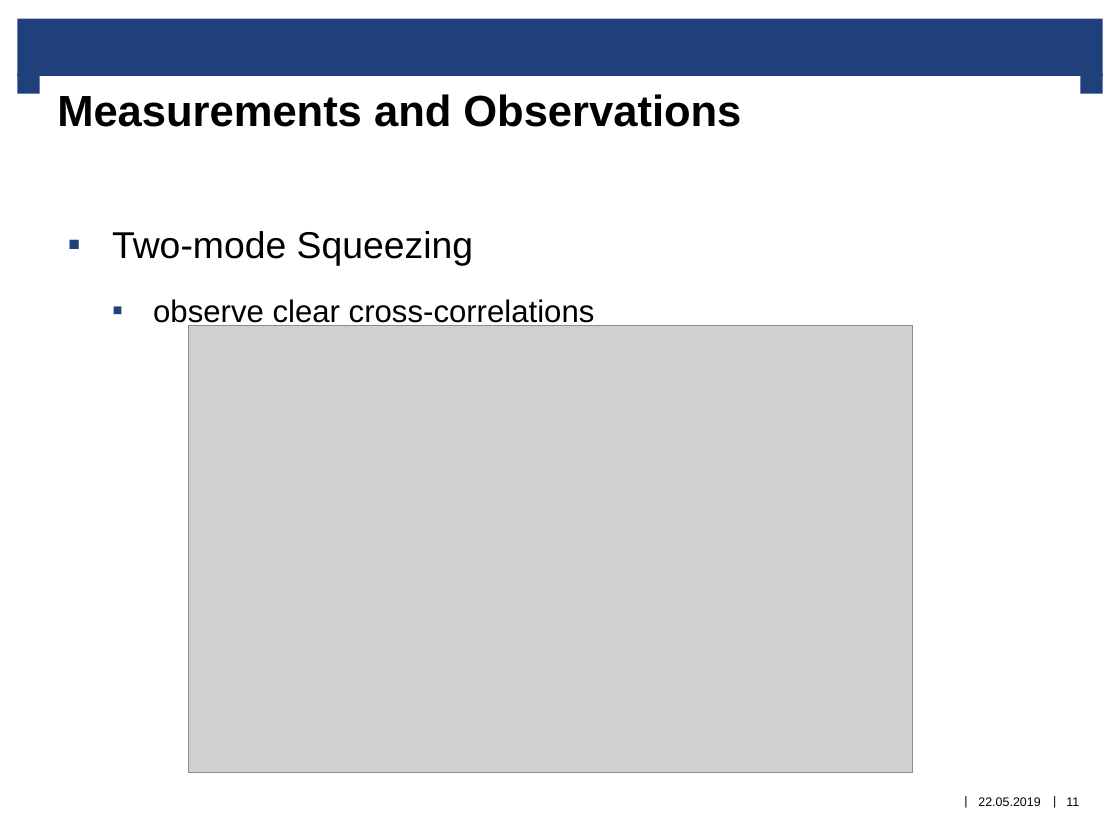
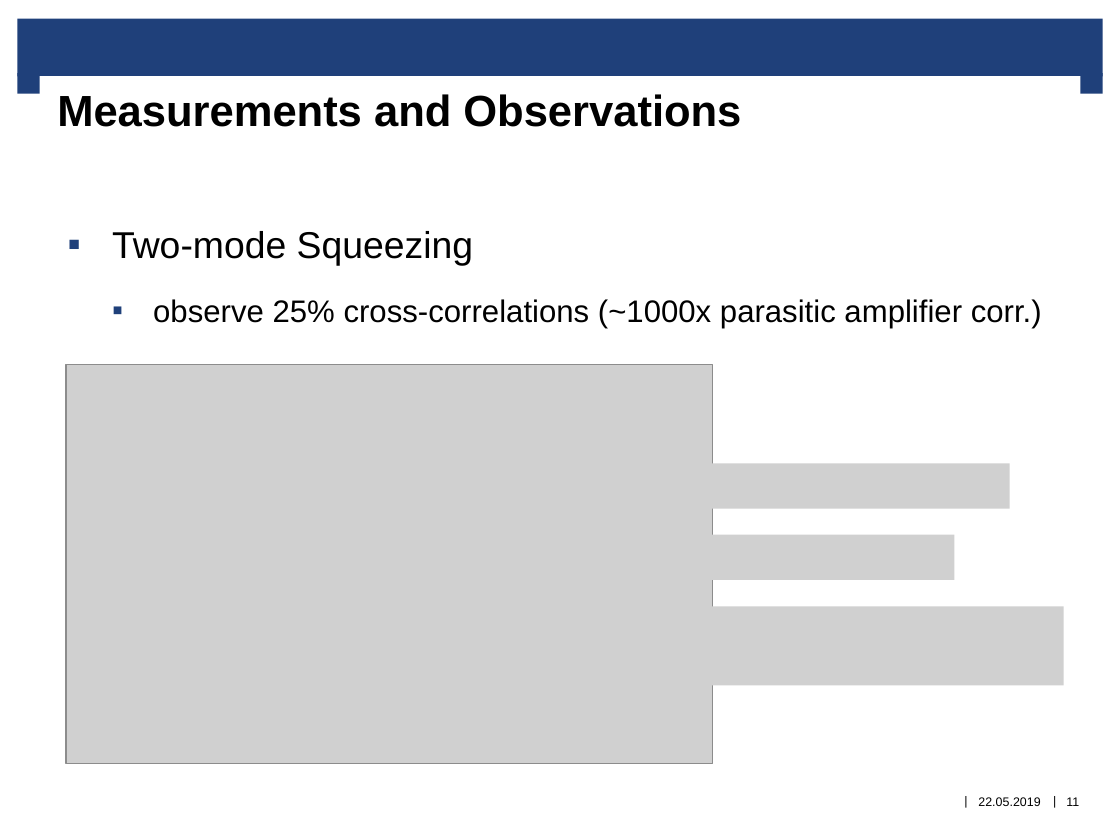
Before and after one commit to comet100/QMO_2019_Seminar, a slide deck: slide 11 of QMO_2019_prepsentation_draft1.pptx. Drawn at 1120x840 pixels with LibreOffice and Linux fonts; fonts in the diff are those of the drawing; grey boxes stand for pictures; background and template pictures are left out. Boxes give left, top, right and bottom in pixels: in the first picture for what was removed or moved away, otherwise in the second. Text is boxed around its words. In the diff, an @@ line names an element or a change of style, - is before the commit and + after.

```diff
--- a/QMO_2019_prepsentation_draft1.pptx
+++ b/QMO_2019_prepsentation_draft1.pptx
@@ text at bbox=[153, 299, 1042, 328]: text changed @@
-  ▪ observe clear cross-correlations
+  ▪ observe 25% cross-correlations (~1000x parasitic amplifier corr.)
@@ picture: place and size @@
-picture at bbox=[189, 325, 913, 772]
+picture at bbox=[66, 365, 712, 765]
@@ picture added at bbox=[700, 464, 1010, 508] @@
@@ picture added at bbox=[700, 534, 954, 579] @@
@@ picture added at bbox=[710, 606, 1064, 685] @@
```
Also in this commit, not shown: 2 other slides changed.
